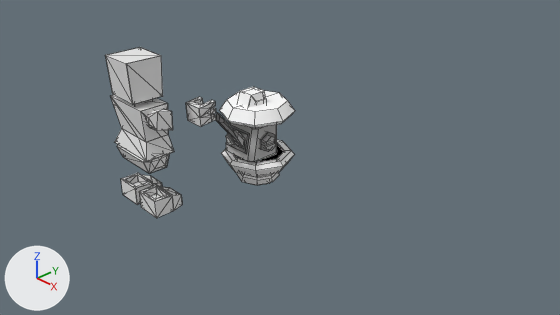
The Blender file src/resources/drone.blend, before and after one commit.
Rendered twice from the file's camera 'Camera'. The axes (+X, +Y, +Z) are drawn at lower left. The lights are the same throughout. Mesh edges are drawn as thin lines.

The scene before the commit, as lines of its bpy script (objects in view):
```python
ob_body = bpy.data.objects.new('body', me_cube_003)
ob_body.parent = ob_bodymount
ob_body.location = (0.0, 0.0, 0.3)
ob_player_base_mesh_042 = bpy.data.objects.new('player_base_Mesh.042', me_player_base_mesh_042)
ob_player_base_mesh_042.location = (0.0, -1.2, 1.6)
ob_player_base_mesh_042.rotation_euler = (1.571, 0.0, 0.0)  # degrees (90, 0, 0)
ob_thruster = bpy.data.objects.new('thruster', me_cube_005)
ob_thruster.parent = ob_base
ob_thruster.location = (0.0, 0.0, 0.0)
```
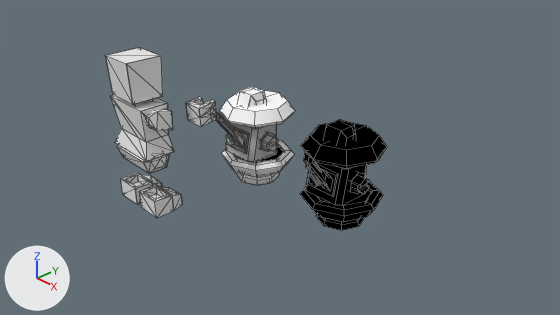
What differs and where, as boxes [x1, y1, x2, y2] in the pictures (560 x 315 px):
'debris', added (black)
    after: [300, 119, 387, 230]

The change, as a list of edits to the scene's bpy script:
```text
Add me_cube_000:
    me_cube_000.from_pydata(...)  # 370 vertices, 300 faces; spans x -0.66..0.66, y -0.98..0.66, z 0.01..1.72
    # faces by material slot: [299, 1]
    me_cube_000.materials.append(mat_black)  # black #000000
    me_cube_000.materials.append(mat_lightblue)  # cyan #00ceff
Add ob_debris:
    ob_debris = bpy.data.objects.new('debris', me_cube_000)
    ob_debris.location = (2.0, 0.0, 0.0)
    _m = ob_debris.modifiers.new('EdgeSplit', 'EDGE_SPLIT')
    _m.use_edge_angle = False
```
